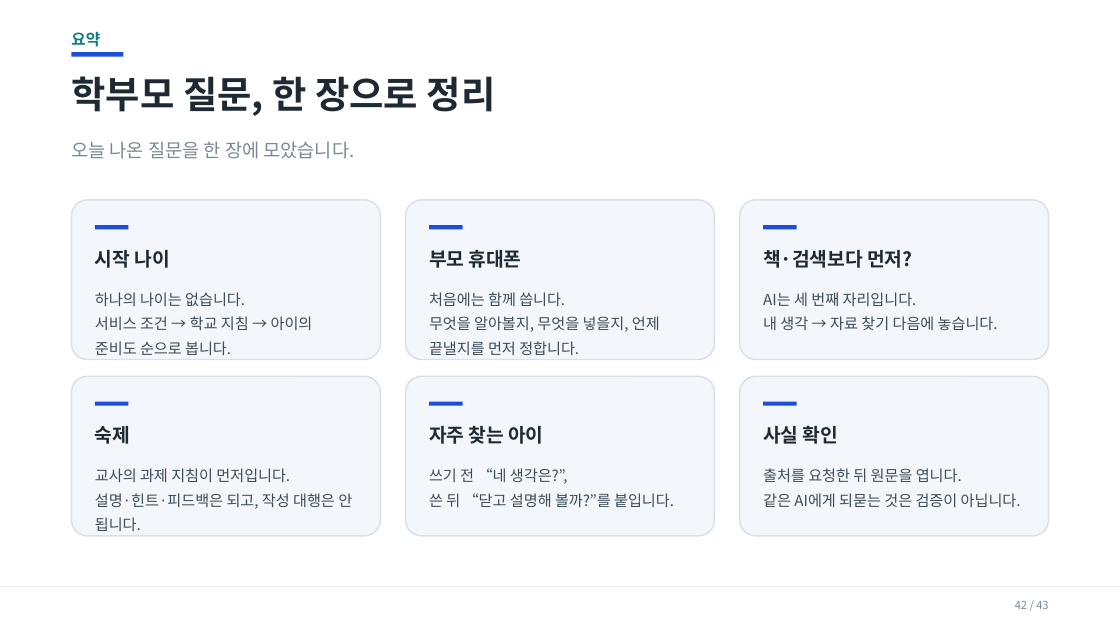
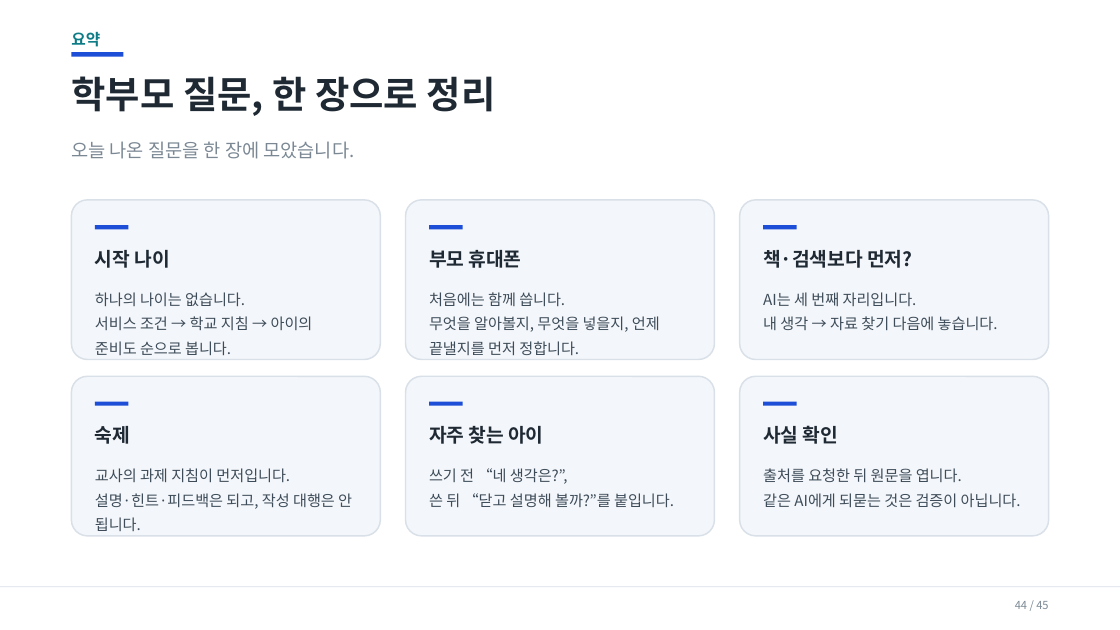
Before and after one commit to superynr/-, a slide deck: slide 44 of parent-ai-training/AI시대_학부모연수_20260917.pptx (slide 42 before the commit). Drawn at 1120x630 pixels with LibreOffice and Linux fonts; fonts in the diff are those of the drawing. Boxes give left, top, right and bottom in pixels: in the first picture for what was removed or moved away, otherwise in the second. Text is boxed around its words. In the diff, an @@ line names an element or a change of style, - is before the commit and + after.

```diff
--- a/parent-ai-training/AI시대_학부모연수_20260917.pptx
+++ b/parent-ai-training/AI시대_학부모연수_20260917.pptx
@@ text at box(1015, 601, 1048, 609): text changed @@
-42 / 43
+44 / 45
```
Also in this commit, not shown: 40 other slides changed, 2 slides added, 7 other files.
